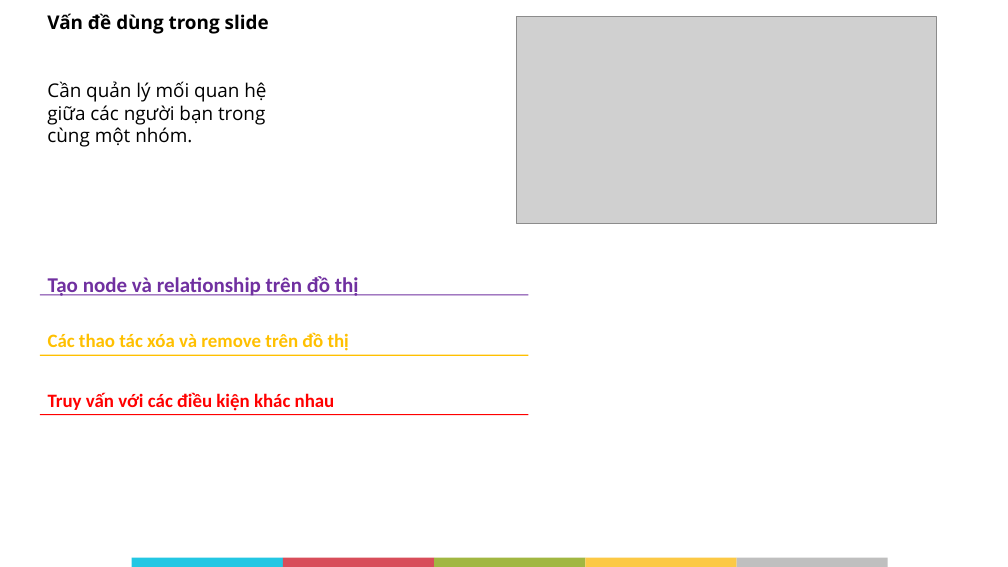
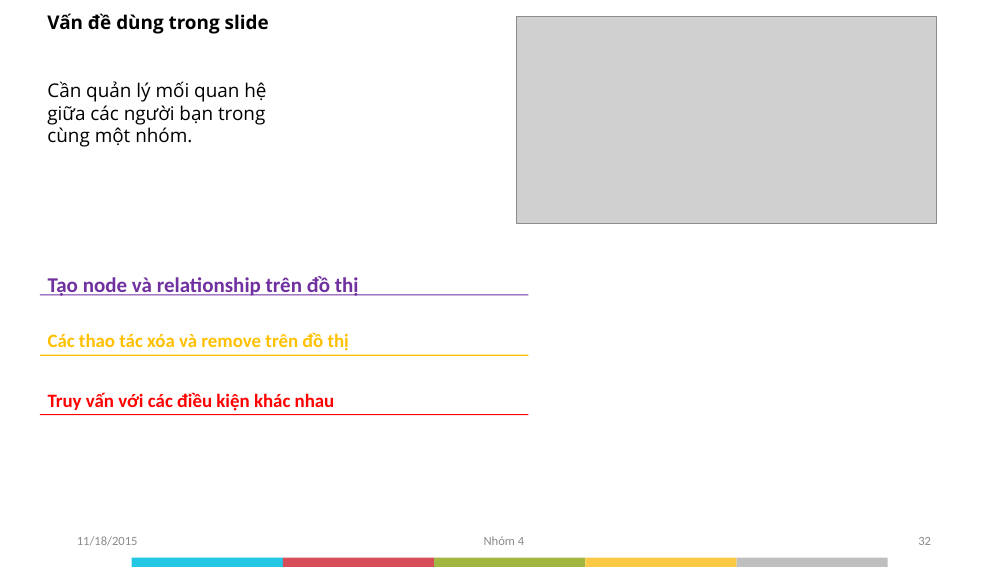
Before and after one commit to NguyenDucHoangLong/Group_4_HTTTHD, a slide deck: slide 32 of Document/Seminar/Slide/Slide_Nhóm 4.pptx (slide 31 before the commit). Drawn at 1008x567 pixels with LibreOffice and Linux fonts; fonts in the diff are those of the drawing; grey boxes stand for pictures. Boxes give left, top, right and bottom in pixels: in the first picture for what was removed or moved away, otherwise in the second. Text is boxed around its words. In the diff, an @@ line names an element or a change of style, - is before the commit and + after.

```diff
--- a/Document/Seminar/Slide/Slide_Nhóm 4.pptx
+++ b/Document/Seminar/Slide/Slide_Nhóm 4.pptx
@@ text added at [77, 536, 138, 546], 12 pt, text #8C8C8C @@
+11/18/2015
@@ text added at [484, 536, 524, 545], 12 pt, text #8C8C8C @@
+Nhóm 4
@@ page number added at [918, 537, 931, 545], 12 pt, text #8C8C8C @@
+32
```
Also in this commit, not shown: 63 other slides changed, 1 slide added.
